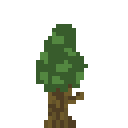
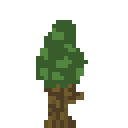
Layer changes from the first 128 × 128 image to the second:
painted on "Leaves" over (x1=36, y1=20, x2=88, y2=92)
painted on "Trunk" over (x1=36, y1=68, x2=84, y2=96)
